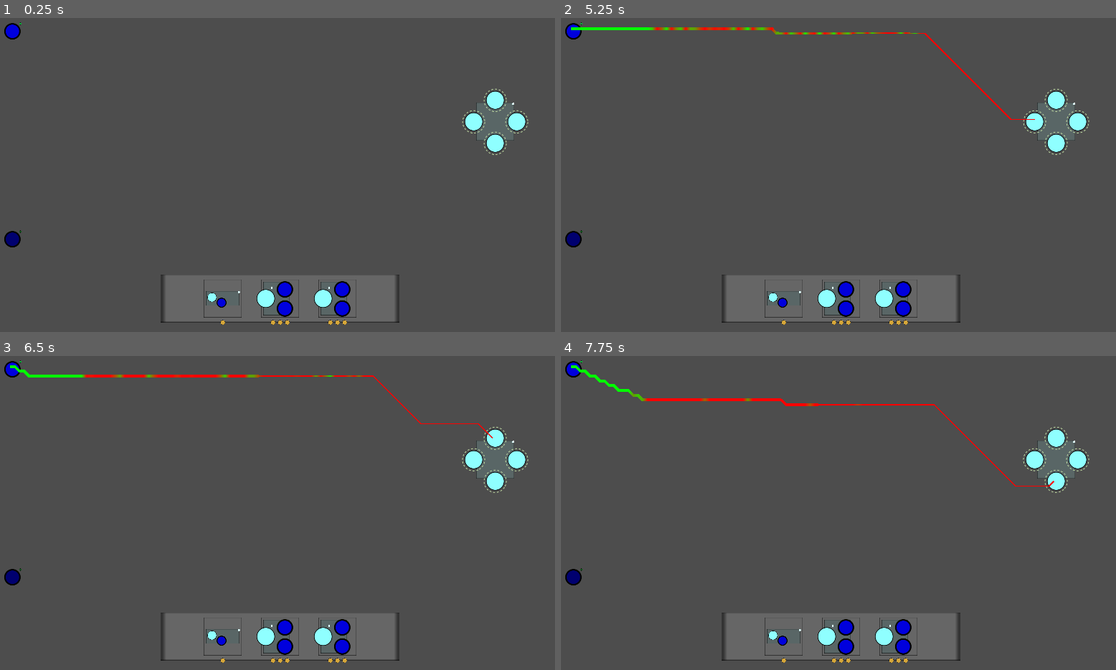
Above: before the commit, frames 1-4 (two rows, left to right).
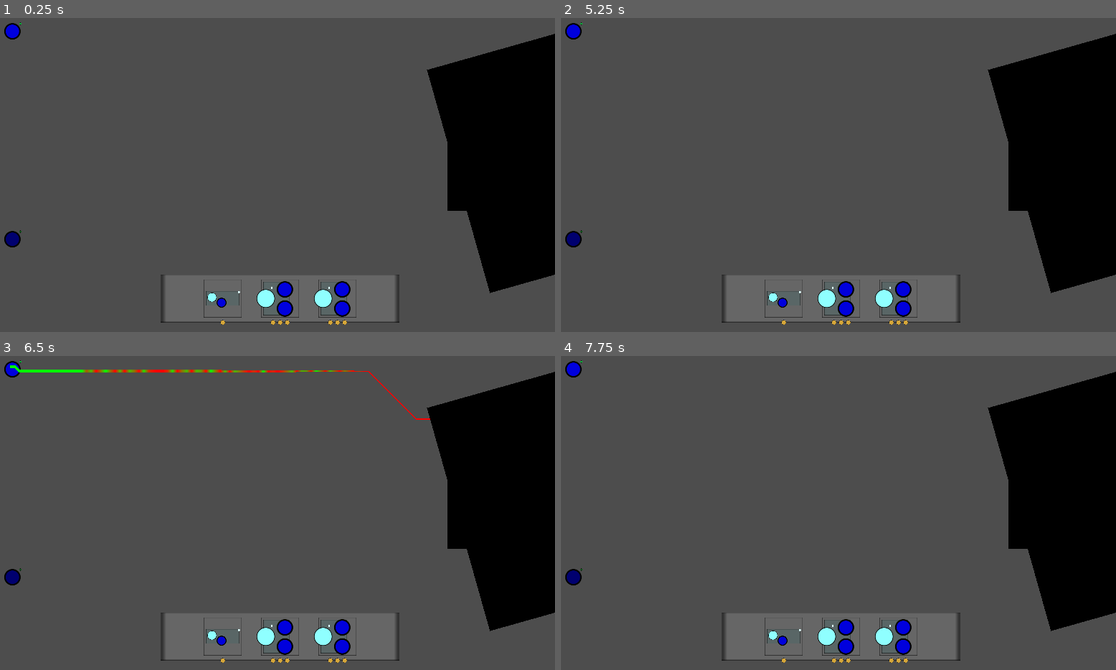
Above: after the commit, the same moments.

Repository: BinRoot/ludum-dare-55
Game: Godot game, scene res://Scenes/demo_level.tscn
The game is run twice, just before and just after one commit, with the same random seed, the same clock (stepped at 60 frames per second) and the same inputs.
Inputs (mouse positions are in pixels of both pictures, inside the frame that each line leads up to):
- Up to frame 1 (0.25 s): no input
- Up to frame 2 (5.25 s): tap Enter at 0.5, 2, 3.5 s; move the mouse to (783, 297) at 0.52 s; click (783, 297) at 0.67 s; tap Space at 1.25, 2.75, 4.25 s; move the mouse to (771, 297) at 1.27 s; click (771, 297) at 1.42 s; move the mouse to (838, 297) at 2.02 s; click (838, 297) at 2.17 s; move the mouse to (827, 297) at 2.77 s; click (827, 297) at 2.92 s; move the mouse to (899, 297) at 3.52 s; click (899, 297) at 3.67 s; move the mouse to (882, 297) at 4.27 s; click (882, 297) at 4.42 s; move the mouse to (1032, 121) at 5.02 s; click (1032, 121) at 5.17 s
- Up to frame 3 (6.5 s): move the mouse to (493, 437) at 5.77 s; click (493, 437) at 5.92 s
- Up to frame 4 (7.75 s): move the mouse to (1077, 459) at 6.52 s; click (1077, 459) at 6.67 s; move the mouse to (1054, 481) at 7.27 s; click (1054, 481) at 7.42 s

The runs differ from the first frame. In frame 1, 14% of the frame differs, in the area x 76-100%, y 5-88%; in frame 2, 14%; in frame 3, 15%, in the area x 4-100%, y 4-88%; in frame 4, 14%.

Commit message:
added kaiju animation

Diff:
--- a/src/Scenes/Box/box_summon_1.gd
+++ b/src/Scenes/Box/box_summon_1.gd
@@ -6,11 +6,16 @@
 @export var is_relic = true
 @export var path_size_factor = 1
 @onready var box_light = $BoxLight
-@onready var inputs = [$PowerCore, $PowerCore2, $PowerCore3, $PowerCore4]
+@onready var inputs = [$PowerCore, $PowerCore2, $PowerCore3]
 @onready var outputs = []
+
+@onready var vault_animation_player: AnimationPlayer = $VaultAnimation
 
 var is_powered = false
 
 
 func _on_power_core_clicked(pc):
 	emit_signal("power_core_clicked", pc)
+
+func open_vault():
+	vault_animation_player.play("open_vault")
--- /dev/null
+++ b/src/Scenes/Box/box_summon_1.gdshader
@@ -0,0 +1,15 @@
+shader_type canvas_item;
+uniform sampler2D SCREEN_TEXTURE : hint_screen_texture, filter_linear_mipmap;
+void vertex() {
+	// Called for every vertex the material is visible on.
+}
+
+void fragment() {
+	COLOR = texture(SCREEN_TEXTURE, SCREEN_UV);
+	COLOR.a = texture(TEXTURE, UV).a;
+}
+
+//void light() {
+	// Called for every pixel for every light affecting the CanvasItem.
+	// Uncomment to replace the default light processing function with this one.
+//}
--- a/src/Scenes/Box/box_summon_1.tscn
+++ b/src/Scenes/Box/box_summon_1.tscn
@@ -1,10 +1,170 @@
-[gd_scene load_steps=6 format=3 uid="uid://u2soe1uj7krd"]
+[gd_scene load_steps=15 format=3 uid="uid://u2soe1uj7krd"]
 
 [ext_resource type="Texture2D" uid="uid://bdha7jcq2l4hm" path="res://Assets/gray_box.svg" id="1_jfbnm"]
 [ext_resource type="Script" path="res://Scenes/Box/box_summon_1.gd" id="1_l25rl"]
 [ext_resource type="PackedScene" uid="uid://bsbem8bswoigv" path="res://Scenes/power_core.tscn" id="2_2hajb"]
 [ext_resource type="PackedScene" uid="uid://cwhmux7f5qpgq" path="res://Scenes/box_light.tscn" id="3_lrco4"]
 [ext_resource type="PackedScene" uid="uid://dp0u3h78lgniu" path="res://Scenes/box_engine.tscn" id="5_ltebl"]
+[ext_resource type="Texture2D" uid="uid://bkwdv8qqks6ek" path="res://Assets/vault_pole.png" id="6_6vbo5"]
+[ext_resource type="Texture2D" uid="uid://cv6efa8gkm4sr" path="res://Assets/white_ball.svg" id="6_hu0cn"]
+[ext_resource type="Texture2D" uid="uid://0vq5o1glemw0" path="res://Assets/vault_brace.png" id="7_fcuwt"]
+[ext_resource type="Material" uid="uid://bvnho1y8ff1fe" path="res://Scenes/mask_shader.tres" id="10_kbo1o"]
+[ext_resource type="Texture2D" uid="uid://r6fnxsdrej0i" path="res://Assets/kaiju2.png" id="10_m7xq1"]
+[ext_resource type="Texture2D" uid="uid://d25hx3gbnbh3g" path="res://Assets/kaiju1.png" id="11_n3y55"]
+[ext_resource type="Texture2D" uid="uid://1ecsfdqr0kal" path="res://Assets/kaiju3.png" id="12_s6d62"]
+
+[sub_resource type="Animation" id="Animation_atiek"]
+resource_name = "open_vault"
+length = 15.0
+tracks/0/type = "value"
+tracks/0/imported = false
+tracks/0/enabled = true
+tracks/0/path = NodePath("VaultPole1:position")
+tracks/0/interp = 1
+tracks/0/loop_wrap = true
+tracks/0/keys = {
+"times": PackedFloat32Array(0, 1),
+"transitions": PackedFloat32Array(1, 1),
+"update": 0,
+"values": [Vector2(0, -16), Vector2(0, -112)]
+}
+tracks/1/type = "value"
+tracks/1/imported = false
+tracks/1/enabled = true
+tracks/1/path = NodePath("VaultPole2:position")
+tracks/1/interp = 1
+tracks/1/loop_wrap = true
+tracks/1/keys = {
+"times": PackedFloat32Array(0, 1),
+"transitions": PackedFloat32Array(1, 1),
+"update": 0,
+"values": [Vector2(24, 16), Vector2(104, 72)]
+}
+tracks/2/type = "value"
+tracks/2/imported = false
+tracks/2/enabled = true
+tracks/2/path = NodePath("VaultPole3:position")
+tracks/2/interp = 1
+tracks/2/loop_wrap = true
+tracks/2/keys = {
+"times": PackedFloat32Array(0, 1),
+"transitions": PackedFloat32Array(1, 1),
+"update": 0,
+"values": [Vector2(-16, 24), Vector2(-88, 88)]
+}
+tracks/3/type = "value"
+tracks/3/imported = false
+tracks/3/enabled = true
+tracks/3/path = NodePath("Hole:modulate")
+tracks/3/interp = 1
+tracks/3/loop_wrap = true
+tracks/3/keys = {
+"times": PackedFloat32Array(0, 1),
+"transitions": PackedFloat32Array(1, 1),
+"update": 0,
+"values": [Color(0.501961, 0.501961, 0.501961, 1), Color(0.0509804, 0.0509804, 0.0509804, 0.698039)]
+}
+tracks/4/type = "value"
+tracks/4/imported = false
+tracks/4/enabled = true
+tracks/4/path = NodePath("BackBufferCopy/Kaiju:position")
+tracks/4/interp = 1
+tracks/4/loop_wrap = true
+tracks/4/keys = {
+"times": PackedFloat32Array(1, 3, 3.8, 4.9),
+"transitions": PackedFloat32Array(1, 1, 1, 1),
+"update": 0,
+"values": [Vector2(-16, 144), Vector2(-16, 64), Vector2(-16, 64), Vector2(0, -120)]
+}
+tracks/5/type = "value"
+tracks/5/imported = false
+tracks/5/enabled = true
+tracks/5/path = NodePath("BackBufferCopy/Mask:position")
+tracks/5/interp = 1
+tracks/5/loop_wrap = true
+tracks/5/keys = {
+"times": PackedFloat32Array(0, 3.8, 4.9),
+"transitions": PackedFloat32Array(1, 1, 1),
+"update": 0,
+"values": [Vector2(8, 144), Vector2(8, 144), Vector2(8, 208)]
+}
+tracks/6/type = "value"
+tracks/6/imported = false
+tracks/6/enabled = true
+tracks/6/path = NodePath("BackBufferCopy/Kaiju:flip_h")
+tracks/6/interp = 1
+tracks/6/loop_wrap = true
+tracks/6/keys = {
+"times": PackedFloat32Array(0, 4.9, 6, 6.5),
+"transitions": PackedFloat32Array(1, 1, 1, 1),
+"update": 1,
+"values": [false, false, false, true]
+}
+tracks/7/type = "value"
+tracks/7/imported = false
+tracks/7/enabled = true
+tracks/7/path = NodePath("BackBufferCopy/Kaiju:visible")
+tracks/7/interp = 1
+tracks/7/loop_wrap = true
+tracks/7/keys = {
+"times": PackedFloat32Array(0, 7),
+"transitions": PackedFloat32Array(1, 1),
+"update": 1,
+"values": [true, false]
+}
+tracks/8/type = "value"
+tracks/8/imported = false
+tracks/8/enabled = true
+tracks/8/path = NodePath("KaijuStanding:visible")
+tracks/8/interp = 1
+tracks/8/loop_wrap = true
+tracks/8/keys = {
+"times": PackedFloat32Array(0, 7, 7.5),
+"transitions": PackedFloat32Array(1, 1, 1),
+"update": 1,
+"values": [false, true, false]
+}
+tracks/9/type = "value"
+tracks/9/imported = false
+tracks/9/enabled = true
+tracks/9/path = NodePath("KaijuScreaming:visible")
+tracks/9/interp = 1
+tracks/9/loop_wrap = true
+tracks/9/keys = {
+"times": PackedFloat32Array(0, 7.5),
+"transitions": PackedFloat32Array(1, 1),
+"update": 1,
+"values": [false, true]
+}
+tracks/10/type = "value"
+tracks/10/imported = false
+tracks/10/enabled = true
+tracks/10/path = NodePath("BackBufferCopy2/Beam:position")
+tracks/10/interp = 1
+tracks/10/loop_wrap = true
+tracks/10/keys = {
+"times": PackedFloat32Array(0, 7.7, 9.9, 12.7),
+"transitions": PackedFloat32Array(1, 1, 1, 1),
+"update": 0,
+"values": [Vector2(128, 208), Vector2(128, 208), Vector2(8, -368), Vector2(-160, -968)]
+}
+tracks/11/type = "value"
+tracks/11/imported = false
+tracks/11/enabled = true
+tracks/11/path = NodePath("BackBufferCopy2/Beam:modulate")
+tracks/11/interp = 1
+tracks/11/loop_wrap = true
+tracks/11/keys = {
+"times": PackedFloat32Array(7.7, 9.9, 12.7),
+"transitions": PackedFloat32Array(1, 1, 1),
+"update": 0,
+"values": [Color(1, 1, 1, 1), Color(0.980392, 0.670588, 0.894118, 0.623529), Color(0.980392, 0.670588, 0.894118, 0)]
+}
+
+[sub_resource type="AnimationLibrary" id="AnimationLibrary_uyx2c"]
+_data = {
+"open_vault": SubResource("Animation_atiek")
+}
 
 [node name="BoxSummon1" type="Node2D"]
 script = ExtResource("1_l25rl")
@@ -17,16 +177,13 @@
 texture = ExtResource("1_jfbnm")
 
 [node name="PowerCore" parent="." instance=ExtResource("2_2hajb")]
-position = Vector2(-72, 0)
+position = Vector2(-72, 64)
 
 [node name="PowerCore2" parent="." instance=ExtResource("2_2hajb")]
-position = Vector2(0, -72)
+position = Vector2(0, -80)
 
 [node name="PowerCore3" parent="." instance=ExtResource("2_2hajb")]
-position = Vector2(72, 0)
-
-[node name="PowerCore4" parent="." instance=ExtResource("2_2hajb")]
-position = Vector2(0, 72)
+position = Vector2(80, 56)
 
 [node name="BoxLight" parent="." instance=ExtResource("3_lrco4")]
 position = Vector2(56, -64)
@@ -35,8 +192,98 @@
 polygon = PackedVector2Array(-96, -96, 96, 96)
 
 [node name="BoxEngine" parent="." instance=ExtResource("5_ltebl")]
+
+[node name="Hole" type="Sprite2D" parent="."]
+modulate = Color(0.501961, 0.501961, 0.501961, 1)
+position = Vector2(0, 8)
+texture = ExtResource("6_hu0cn")
+
+[node name="VaultPole1" type="Sprite2D" parent="."]
+position = Vector2(0, -16)
+scale = Vector2(0.5, 0.5)
+texture = ExtResource("6_6vbo5")
+
+[node name="VaultBrace1" type="Sprite2D" parent="."]
+position = Vector2(0, -56)
+scale = Vector2(0.5, 0.5)
+texture = ExtResource("7_fcuwt")
+
+[node name="VaultPole2" type="Sprite2D" parent="."]
+position = Vector2(24, 16)
+rotation = 2.15978
+scale = Vector2(0.5, 0.5)
+texture = ExtResource("6_6vbo5")
+
+[node name="VaultBrace2" type="Sprite2D" parent="."]
+position = Vector2(56, 40)
+rotation = 2.12743
+scale = Vector2(0.5, 0.5)
+texture = ExtResource("7_fcuwt")
+
+[node name="VaultPole3" type="Sprite2D" parent="."]
+position = Vector2(-16, 24)
+rotation = -2.255
+scale = Vector2(0.5, 0.5)
+texture = ExtResource("6_6vbo5")
+
+[node name="VaultBrace3" type="Sprite2D" parent="."]
+position = Vector2(-48, 48)
+rotation = -2.21429
+scale = Vector2(0.5, 0.5)
+texture = ExtResource("7_fcuwt")
+
+[node name="VaultAnimation" type="AnimationPlayer" parent="."]
+libraries = {
+"": SubResource("AnimationLibrary_uyx2c")
+}
+
+[node name="BackBufferCopy" type="BackBufferCopy" parent="."]
+z_index = 999
+
+[node name="Kaiju" type="Sprite2D" parent="BackBufferCopy"]
+position = Vector2(-16, 144)
+scale = Vector2(0.5, 0.5)
+texture = ExtResource("10_m7xq1")
+
+[node name="Mask" type="Sprite2D" parent="BackBufferCopy"]
+material = ExtResource("10_kbo1o")
+position = Vector2(8, 144)
+scale = Vector2(5.25, 4.8125)
+texture = ExtResource("1_jfbnm")
+
+[node name="KaijuStanding" type="Sprite2D" parent="."]
+visible = false
+z_index = 999
+position = Vector2(-24, -128)
+scale = Vector2(0.5, 0.5)
+texture = ExtResource("11_n3y55")
+flip_h = true
+
+[node name="KaijuScreaming" type="Sprite2D" parent="."]
+visible = false
+z_index = 999
+position = Vector2(24, -112)
+scale = Vector2(0.5, 0.5)
+texture = ExtResource("12_s6d62")
+flip_h = true
+
+[node name="BackBufferCopy2" type="BackBufferCopy" parent="."]
+z_index = 999
+position = Vector2(-64, -64)
+
+[node name="Beam" type="Sprite2D" parent="BackBufferCopy2"]
+position = Vector2(128, 208)
+rotation = -0.209678
+scale = Vector2(0.623148, 12)
+texture = ExtResource("6_hu0cn")
+
+[node name="Mask" type="Sprite2D" parent="BackBufferCopy2"]
+material = ExtResource("10_kbo1o")
+position = Vector2(168, 200)
+rotation = -0.274966
+scale = Vector2(7.375, 12.125)
+texture = ExtResource("1_jfbnm")
 
 [connection signal="clicked" from="PowerCore" to="." method="_on_power_core_clicked"]
 [connection signal="clicked" from="PowerCore2" to="." method="_on_power_core_clicked"]
 [connection signal="clicked" from="PowerCore3" to="." method="_on_power_core_clicked"]
-[connection signal="clicked" from="PowerCore4" to="." method="_on_power_core_clicked"]
--- a/src/Scenes/kernel.gd
+++ b/src/Scenes/kernel.gd
@@ -12,6 +12,8 @@
 @onready var summon = $BoxSummon1
 @onready var deck = $Deck
 @onready var delay_com_timer = $DelayCOMTimer
+
+var is_game_over = false
 
 var selected_box
 
@@ -193,6 +195,8 @@
 
 
 func _on_game_over_checker_timeout():
+	if is_game_over:
+		return
 	var num_summon_inputs_owned_by_p1 = 0
 	var num_summon_inputs_owned_by_com = 0
 	for summon_input in summon.inputs:
@@ -202,10 +206,14 @@
 			elif summon_input.consumed_by.owned_by == Globals.PlayerID.COM1:
 				num_summon_inputs_owned_by_com += 1
 	if num_summon_inputs_owned_by_p1 == summon.inputs.size():
+		summon.open_vault()
 		emit_signal("player_summons")
+		is_game_over = true
 		return
 	elif num_summon_inputs_owned_by_com == summon.inputs.size():
+		summon.open_vault()
 		emit_signal("com_summons")
+		is_game_over = true
 		return
 	prints('game over check ', num_summon_inputs_owned_by_p1, ' ', num_summon_inputs_owned_by_com)
 
--- /dev/null
+++ b/src/Scenes/mask_shader.tres
@@ -0,0 +1,6 @@
+[gd_resource type="ShaderMaterial" load_steps=2 format=3 uid="uid://bvnho1y8ff1fe"]
+
+[ext_resource type="Shader" path="res://Scenes/Box/box_summon_1.gdshader" id="1_5okmm"]
+
+[resource]
+shader = ExtResource("1_5okmm")
Binary file added: src/Assets/boats_spritesheet.png
Not shown, added: src/Assets/boats_spritesheet.png.import
Binary file added: src/Assets/kaiju1.png
Not shown, added: src/Assets/kaiju1.png.import
Binary file added: src/Assets/kaiju2.png
Not shown, added: src/Assets/kaiju2.png.import
Binary file added: src/Assets/kaiju3.png
Not shown, added: src/Assets/kaiju3.png.import
Binary file added: src/Assets/vault_brace.png
Not shown, added: src/Assets/vault_brace.png.import
Binary file added: src/Assets/vault_pole.png
Not shown, added: src/Assets/vault_pole.png.import
(and 18 more such lines)
